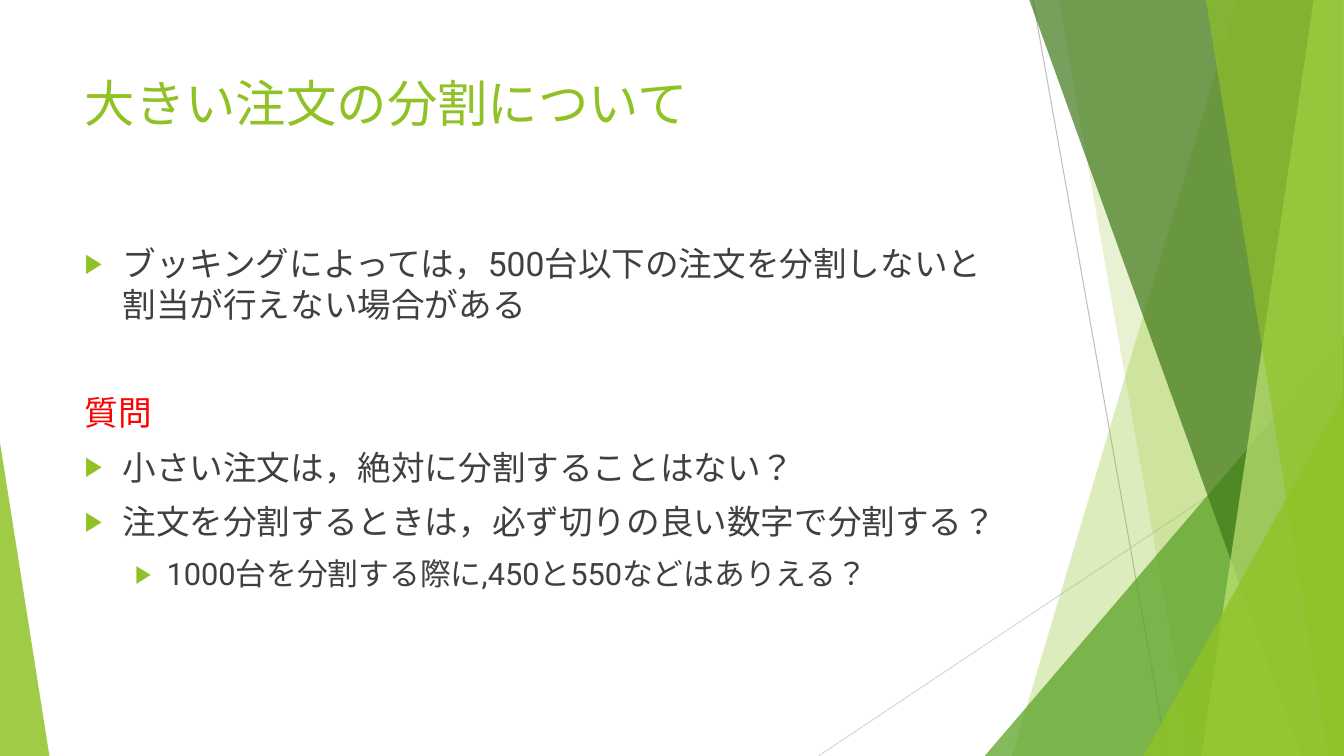
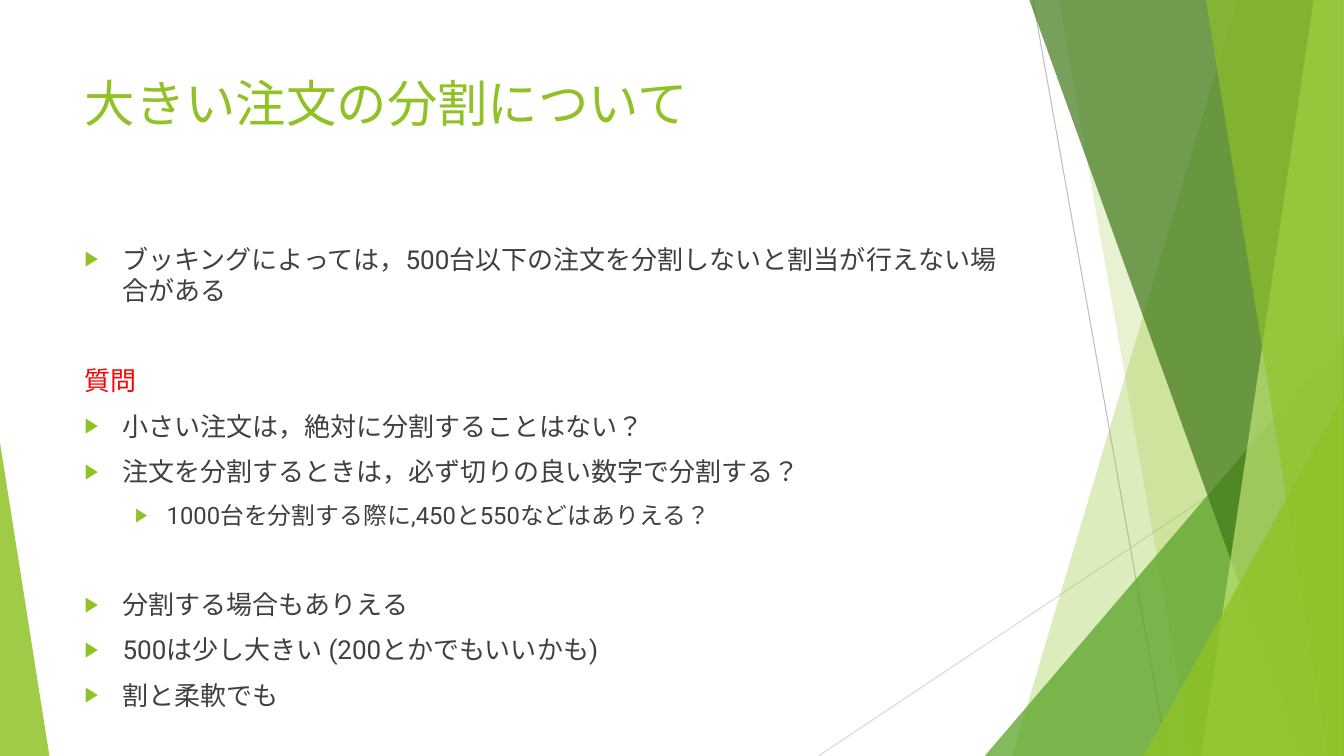
Before and after one commit to r-kurosu/kline_new, a slide deck: slide 19 of 評価項目ヒアリング.pptx. Drawn at 1344x756 pixels with LibreOffice and Linux fonts; fonts in the diff are those of the drawing. Boxes give left, top, right and bottom in pixels: in the first picture for what was removed or moved away, otherwise in the second. Text is boxed around its words. In the diff, an @@ line names an element or a change of style, - is before the commit and + after.

Commit message:
ヒアリングのコメントを追加した

```diff
--- a/評価項目ヒアリング.pptx
+++ b/評価項目ヒアリング.pptx
@@ text at (85,247,997,527): size 24 to 18.6 pt in "ブッキングによっては，500台以下の注文を分割しないと割当が行えない場合がある", "質問", "小さい注文は，絶対に分割することはない？", "注文を分割するときは，必ず切りの良い数字で分割する？"; size 22 to 17.1 pt in "1000台を分割する際に,450と550などはありえる？" @@
@@ text at (123,592,599,665): paragraphs added @@
+▶ 分割する場合もありえる
+▶ 500は少し大きい (200とかでもいいかも)
+▶ 割と柔軟でも
```
Also in this commit, not shown: 5 other slides changed.
